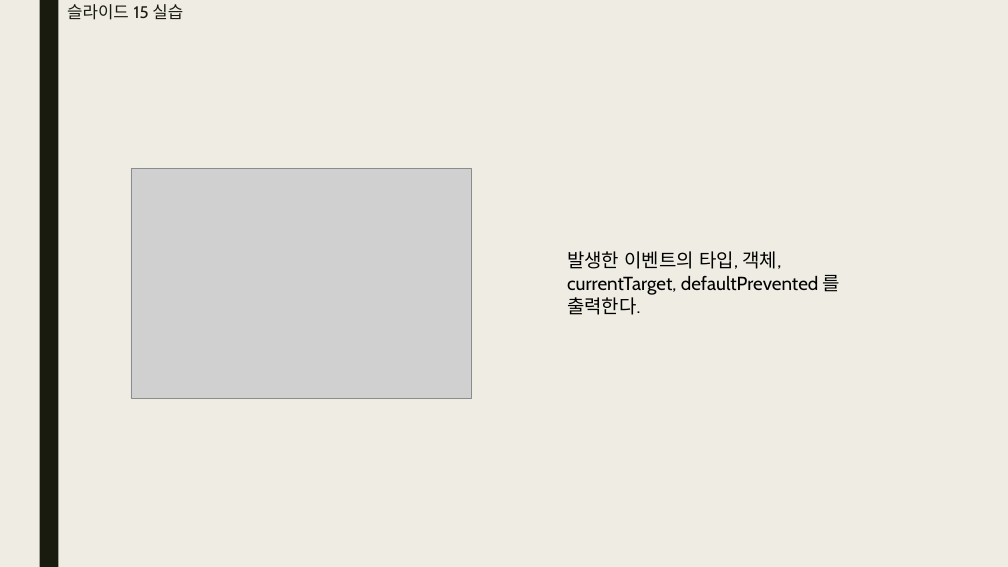
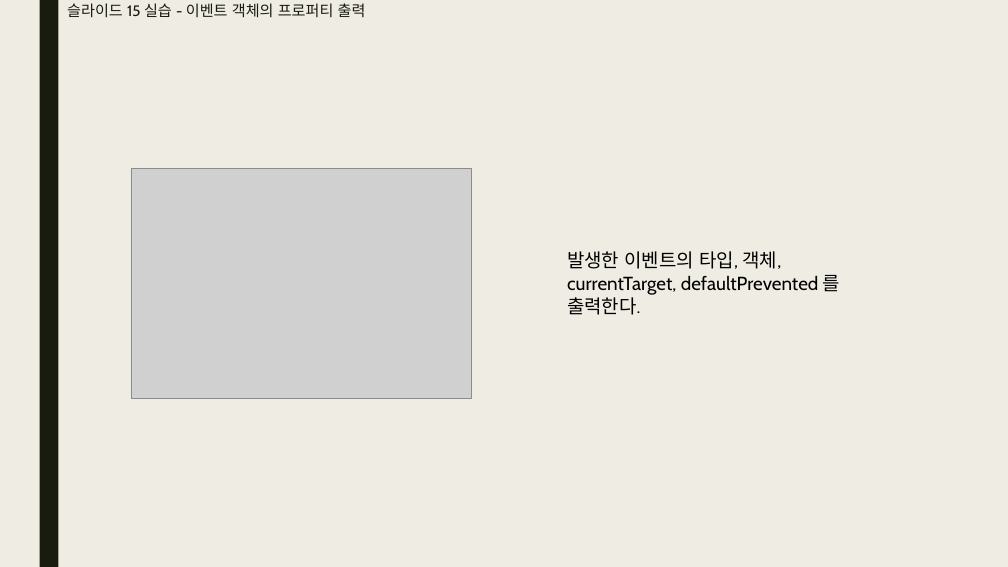
Before and after one commit to bino0130/politec-frontend, a slide deck: slide 9 of 기업업무 과제/기업업무 2강 과제(JavaScript 2) 남정현.pptx. Drawn at 1008x567 pixels with LibreOffice and Linux fonts; fonts in the diff are those of the drawing; grey boxes stand for pictures. Boxes give left, top, right and bottom in pixels: in the first picture for what was removed or moved away, otherwise in the second. Text is boxed around its words. In the diff, an @@ line names an element or a change of style, - is before the commit and + after.

```diff
--- a/기업업무 과제/기업업무 2강 과제(JavaScript 2) 남정현.pptx
+++ b/기업업무 과제/기업업무 2강 과제(JavaScript 2) 남정현.pptx
@@ title at <box>67,3,366,18</box>: text changed; size 16 to 14.4 pt @@
-슬라이드 15 실습
+슬라이드 15 실습 - 이벤트 객체의 프로퍼티 출력
```
Also in this commit, not shown: 12 other slides changed.
